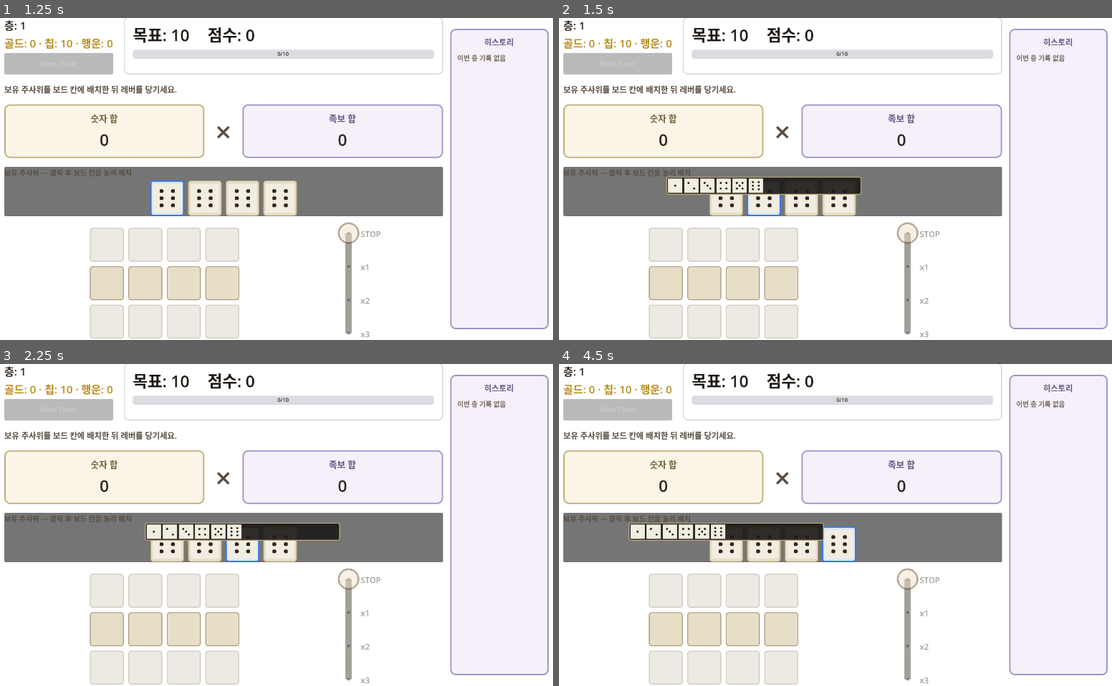
Above: before the commit, frames 1-4 (two rows, left to right).
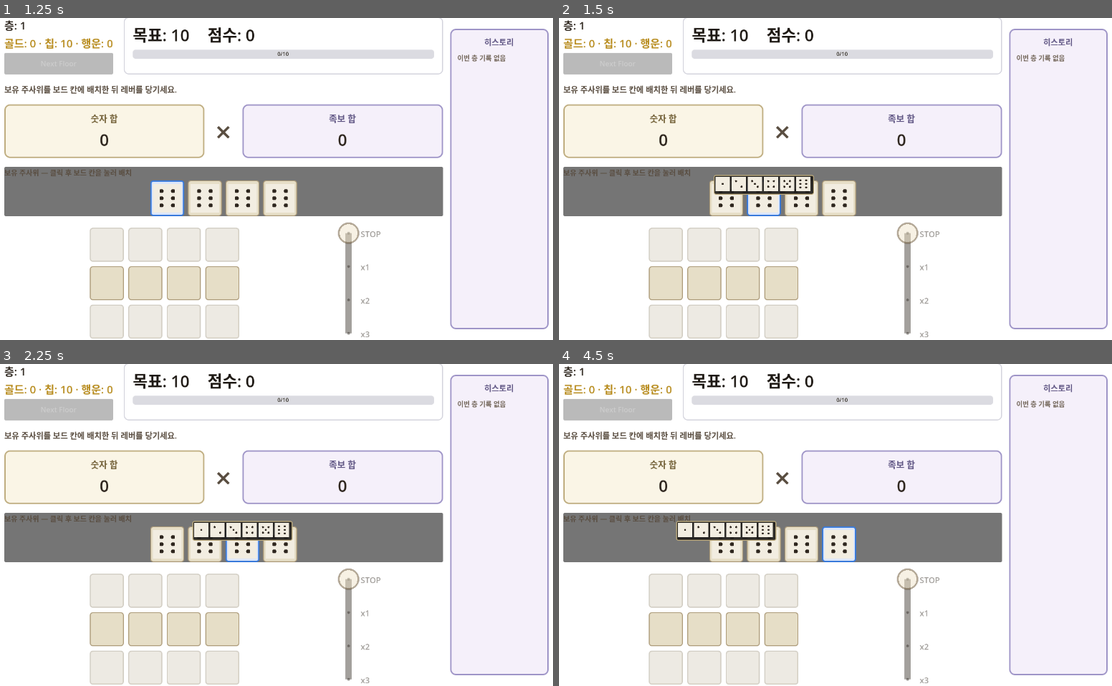
Above: after the commit, the same moments.

Repository: NyongNyongNyong/cat_dice_game
Game: Godot game, scene res://scenes/game/main.tscn
The game is run twice, just before and just after one commit, with the same random seed, the same clock (stepped at 60 frames per second) and the same inputs.
Inputs (mouse positions are in pixels of both pictures, inside the frame that each line leads up to):
- Up to frame 1 (1.25 s): tap Enter at 0.5 s; drag from (165, 198) to (331, 108) at 0.52 s
- Up to frame 2 (1.5 s): tap Space at 1.25 s; drag from (763, 198) to (807, 243) at 1.27 s
- Up to frame 3 (2.25 s): tap Enter at 2 s; move the mouse to (243, 544) at 2.02 s; click (243, 544) at 2.17 s
- Up to frame 4 (4.5 s): tap Space at 2.75, 4.25 s; drag from (841, 544) to (664, 476) at 2.77 s; tap Enter at 3.5 s; drag from (664, 589) to (863, 525) at 3.52 s; drag from (702, 589) to (747, 444) at 4.27 s

Frame 1 is identical in both runs. In frame 2, 1.6% of the frame differs, in the area x 19-55%, y 48-55%; in frame 3, 1.5%; in frame 4, 1.6%, in the area x 12-48%, y 48-55%.

Commit message:
fix: size dice face hover popup to actual face count
Compute tooltip size from face count instead of relying on container
min-size propagation (tangled with the dice scene 64px minimum), force
each mini die to 32px, and remove stale face rows from the tree
immediately so repeated hovers size correctly.

Diff:
--- a/game/scripts/ui/face_preview_presenter.gd
+++ b/game/scripts/ui/face_preview_presenter.gd
@@ -77,7 +77,11 @@
 	context_faces: Array[Resource],
 	dice_index: int,
 ) -> void:
+	# queue_free()만 하면 프레임 끝까지 자식이 트리에 남아, 같은 프레임에 도는
+	# _fit_and_position_tooltip의 get_child_count()가 옛 자식까지 세어 툴팁이
+	# 커진다. 트리에서 즉시 제거한다.
 	for child in _faces_row.get_children():
+		_faces_row.remove_child(child)
 		child.queue_free()
 
 	var board := context_faces.duplicate()
@@ -85,6 +89,8 @@
 		if face == null:
 			continue
 
+		# 주사위 씬 루트는 custom_minimum_size=64가 박혀 있다. 인스턴스에서 32로
+		# 덮어써야 툴팁이 콘텐츠 크기에 맞게 작게 잡힌다.
 		var mini: Control = DICE_SCENE.instantiate()
 		mini.layout_mode = 2
 		mini.custom_minimum_size = Vector2(MINI_DICE_SIZE, MINI_DICE_SIZE)
@@ -107,50 +113,31 @@
 	if _pending_dice_view == null or not is_instance_valid(_pending_dice_view):
 		return
 
-	_tooltip.custom_minimum_size = Vector2.ZERO
-	_faces_row.custom_minimum_size = Vector2.ZERO
-	_tooltip.reset_size()
-	_faces_row.reset_size()
+	var count := _faces_row.get_child_count()
+	if count <= 0:
+		_tooltip.visible = false
+		return
 
+	# 각 미니 주사위를 32로 고정한다. 주사위 씬 루트의 64px 최소 크기·컨테이너
+	# min-size 전파에 맡기면 첫 칸만 크기가 잡히고 나머지가 접히므로 직접 설정한다.
+	var mini_size := Vector2(MINI_DICE_SIZE, MINI_DICE_SIZE)
 	for child in _faces_row.get_children():
 		if child is Control:
-			var dice: Control = child as Control
-			dice.reset_size()
-			var dice_size := dice.get_combined_minimum_size()
-			if dice_size == Vector2.ZERO:
-				dice_size = Vector2(MINI_DICE_SIZE, MINI_DICE_SIZE)
-			dice.custom_minimum_size = dice_size
-			dice.size = dice_size
+			var mini: Control = child as Control
+			mini.custom_minimum_size = mini_size
+			mini.size = mini_size
 
-	var content_size := _faces_row.get_combined_minimum_size()
-	if content_size == Vector2.ZERO:
-		content_size = _measure_faces_row()
+	# 콘텐츠 크기는 면 개수로 직접 계산한다.
+	var content_width := MINI_DICE_SIZE * count + FACE_SEPARATION * maxi(count - 1, 0)
+	var content_size := Vector2(content_width, MINI_DICE_SIZE)
 
 	_faces_row.custom_minimum_size = content_size
 	_faces_row.size = content_size
 
-	_tooltip.reset_size()
-	var fitted := _tooltip.get_minimum_size()
-	if fitted == Vector2.ZERO:
-		fitted = content_size + _panel_chrome_size()
+	var fitted := content_size + _panel_chrome_size()
 	_tooltip.custom_minimum_size = fitted
 	_tooltip.size = fitted
 	_position_tooltip(_pending_dice_view)
-
-
-func _measure_faces_row() -> Vector2:
-	var width := 0.0
-	var height := 0.0
-	var count := _faces_row.get_child_count()
-	for i in count:
-		var child := _faces_row.get_child(i) as Control
-		if child == null:
-			continue
-		width += child.size.x
-		height = maxf(height, child.size.y)
-	if count > 1:
-		width += FACE_SEPARATION * (count - 1)
-	return Vector2(width, height)
 
 
 func _panel_chrome_size() -> Vector2:
